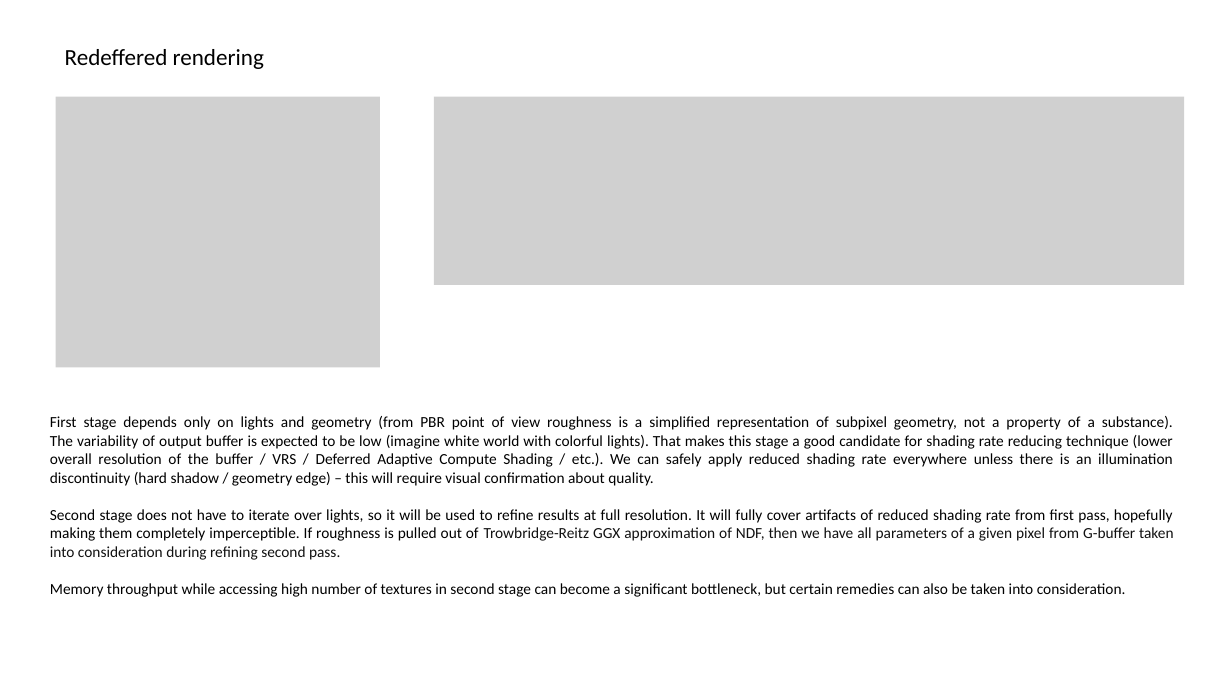
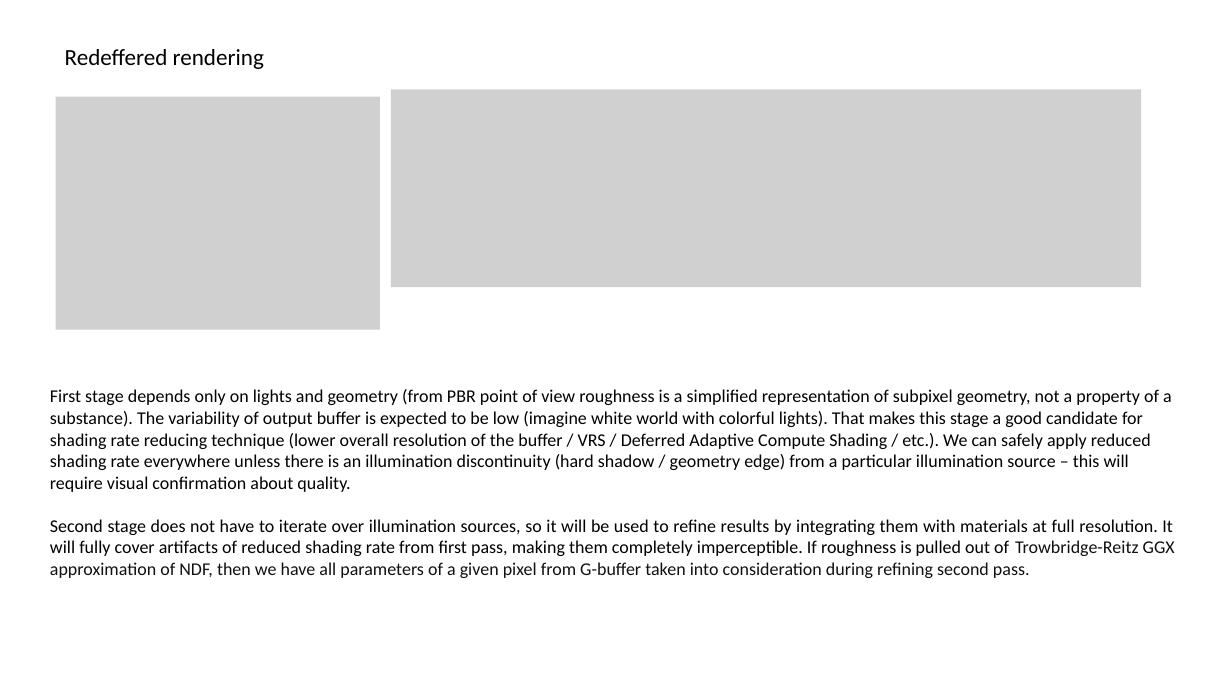
Before and after one commit to pawel-kaleta/FoolsEngine, a slide deck: slide 6 of Documentation/Rendering Architecture.pptx. Drawn at 1232x693 pixels with LibreOffice and Linux fonts; fonts in the diff are those of the drawing; grey boxes stand for pictures. Boxes give left, top, right and bottom in pixels: in the first picture for what was removed or moved away, otherwise in the second. Text is boxed around its words. In the diff, an @@ line names an element or a change of style, - is before the commit and + after.

```diff
--- a/Documentation/Rendering Architecture.pptx
+++ b/Documentation/Rendering Architecture.pptx
@@ picture: place and size @@
-picture at [55, 97, 380, 368]
+picture at [55, 97, 380, 330]
@@ picture: place and size @@
-picture at [434, 97, 1185, 286]
+picture at [391, 90, 1141, 287]
@@ text at [50, 389, 1175, 578]: text changed; size 12 to 14 pt @@
-First stage depends only on lights and geometry (from PBR point of view roughness is a simplified representation of subpixel geometry, not a property of a substance).
-The variability of output buffer is expected to be low (imagine white world with colorful lights). That makes this stage a good candidate for shading rate reducing technique (lower overall resolution of the buffer / VRS / Deferred Adaptive Compute Shading / etc.). We can safely apply reduced shading rate everywhere unless there is an illumination discontinuity (hard shadow / geometry edge) – this will require visual confirmation about quality.
-Second stage does not have to iterate over lights, so it will be used to refine results at full resolution. It will fully cover artifacts of reduced shading rate from first pass, hopefully making them completely imperceptible. If roughness is pulled out of Trowbridge-Reitz GGX approximation of NDF, then we have all parameters of a given pixel from G-buffer taken into consideration during refining second pass.
-Memory throughput while accessing high number of textures in second stage can become a significant bottleneck, but certain remedies can also be taken into consideration.
+First stage depends only on lights and geometry (from PBR point of view roughness is a simplified representation of subpixel geometry, not a property of a substance). The variability of output buffer is expected to be low (imagine white world with colorful lights). That makes this stage a good candidate for shading rate reducing technique (lower overall resolution of the buffer / VRS / Deferred Adaptive Compute Shading / etc.). We can safely apply reduced shading rate everywhere unless there is an illumination discontinuity (hard shadow / geometry edge) from a particular illumination source – this will require visual confirmation about quality.
+Second stage does not have to iterate over illumination sources, so it will be used to refine results by integrating them with materials at full resolution. It will fully cover artifacts of reduced shading rate from first pass, making them completely imperceptible. If roughness is pulled out of Trowbridge-Reitz GGX approximation of NDF, then we have all parameters of a given pixel from G-buffer taken into consideration during refining second pass.
```
Also in this commit, not shown: 3 other slides changed, 31 other files.
